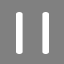
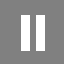
The second w=64, h=64 image is a revision of the first. Changes to its layers:
renamed "Shape 1" to "Play Hover copy", painted on it over left=16, top=12, right=49, bottom=54
